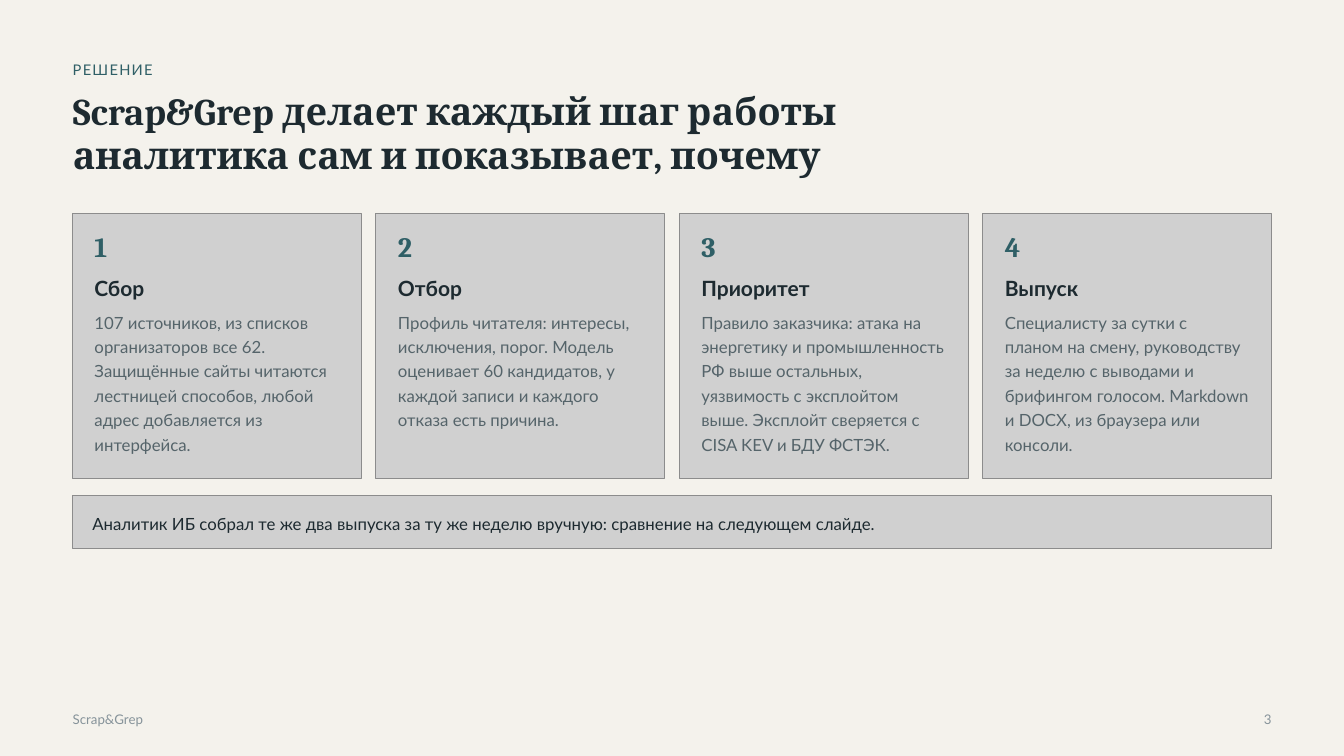
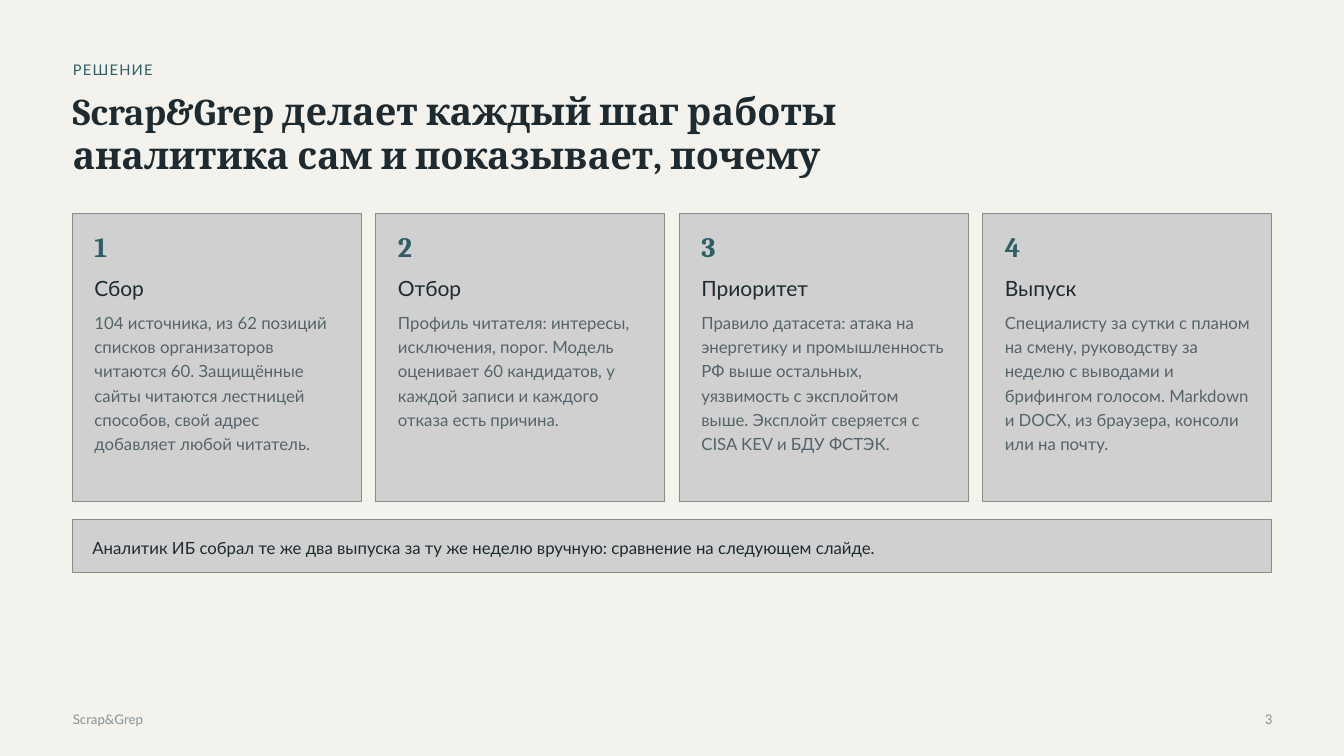
Before and after one commit to verikirill/scrap-and-grep, a slide deck: slide 3 of docs/presentation/scrapgrep.pptx. Drawn at 1344x756 pixels with LibreOffice and Linux fonts; fonts in the diff are those of the drawing; grey boxes stand for pictures. Boxes give left, top, right and bottom in pixels: in the first picture for what was removed or moved away, otherwise in the second. Text is boxed around its words. In the diff, an @@ line names an element or a change of style, - is before the commit and + after.

```diff
--- a/docs/presentation/scrapgrep.pptx
+++ b/docs/presentation/scrapgrep.pptx
@@ picture: place and size @@
-picture at [73, 214, 361, 478]
+picture at [73, 214, 361, 502]
@@ picture: place and size @@
-picture at [376, 214, 664, 478]
+picture at [376, 214, 664, 502]
@@ picture: place and size @@
-picture at [680, 214, 968, 478]
+picture at [680, 214, 968, 502]
@@ picture: place and size @@
-picture at [983, 214, 1271, 478]
+picture at [983, 214, 1271, 502]
@@ bold off in 3 elements at [398, 281, 461, 300], [701, 281, 808, 300], [1005, 281, 1077, 300] @@
@@ text at [94, 317, 326, 453]: text changed @@
-107 источников, из списков организаторов все 62. Защищённые сайты читаются лестницей способов, любой адрес добавляется из интерфейса.
+104 источника, из 62 позиций списков организаторов читаются 60. Защищённые сайты читаются лестницей способов, свой адрес добавляет любой читатель.
@@ text at [701, 317, 944, 453]: text changed @@
-Правило заказчика: атака на энергетику и промышленность РФ выше остальных, уязвимость с эксплойтом выше. Эксплойт сверяется с CISA KEV и БДУ ФСТЭК.
+Правило датасета: атака на энергетику и промышленность РФ выше остальных, уязвимость с эксплойтом выше. Эксплойт сверяется с CISA KEV и БДУ ФСТЭК.
@@ text at [1005, 317, 1249, 453]: text changed @@
-Специалисту за сутки с планом на смену, руководству за неделю с выводами и брифингом голосом. Markdown и DOCX, из браузера или консоли.
+Специалисту за сутки с планом на смену, руководству за неделю с выводами и брифингом голосом. Markdown и DOCX, из браузера, консоли или на почту.
@@ picture removed at [73, 496, 1271, 548] @@
@@ text "Аналитик ИБ собрал те же ...": place and size @@
-text "Аналитик ИБ собрал те же ..." at [92, 518, 875, 533]
+text "Аналитик ИБ собрал те же ..." at [92, 542, 875, 557]
@@ picture added at [73, 519, 1271, 573] @@
```
Also in this commit, not shown: 17 other slides changed, 6 slides added, 4 slides removed, 1 other file.
